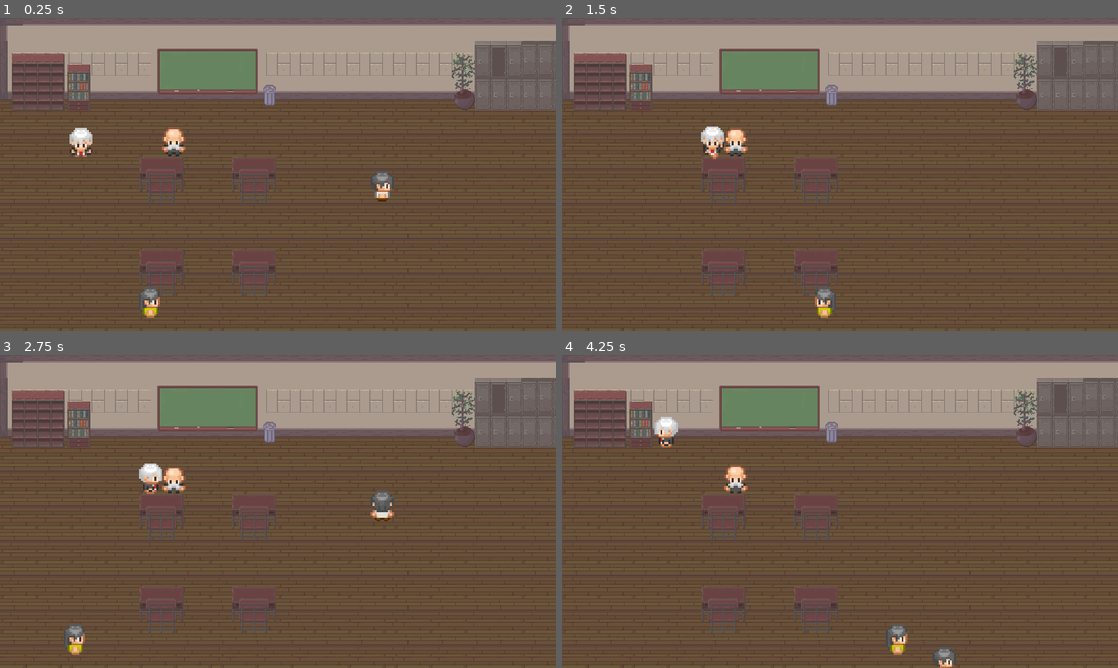
Above: before the commit, frames 1-4 (two rows, left to right).
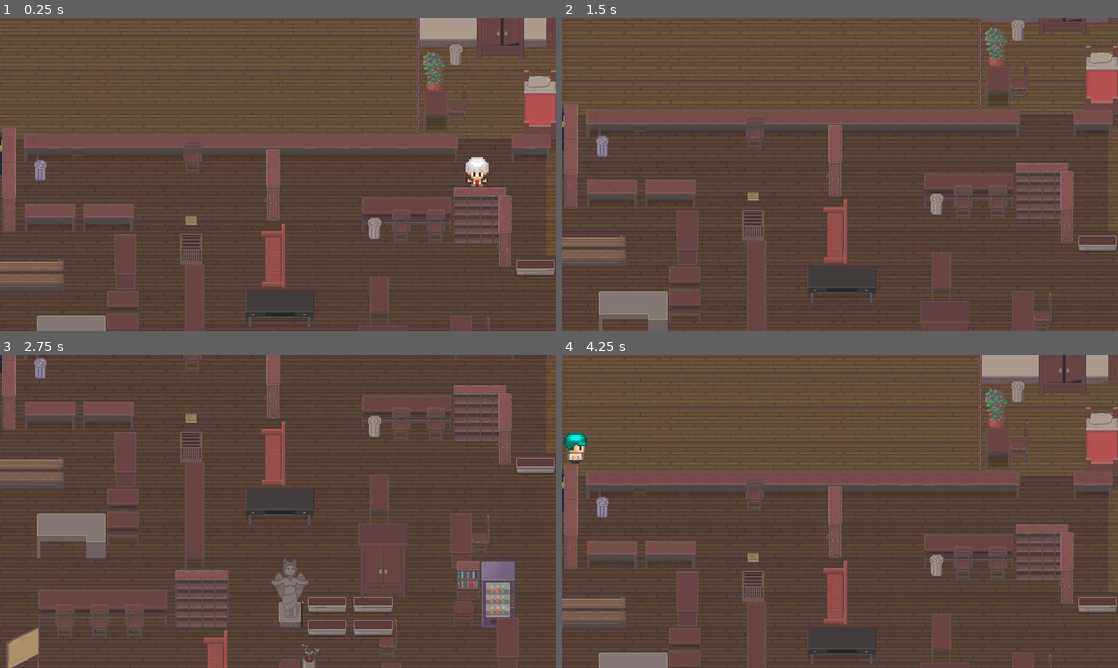
Above: after the commit, the same moments.

Repository: louis-uwie/GameOutput1_TileMovement
Game: Godot game, scene res://scenes/components/world.tscn
Same seed, same stepped clock (60 frames per second), same inputs: the game is played once before the commit and once after it.
Inputs:
- Up to frame 1 (0.25 s): no input
- Up to frame 2 (1.5 s): hold Right (ui_right) 0.53-1.28 s; hold Down (ui_down) from 1.28 s (still down)
- Up to frame 3 (2.75 s): release Down (ui_down) at 2.03 s; hold Right (ui_right) from 2.03 s (still down)
- Up to frame 4 (4.25 s): release Right (ui_right) at 2.78 s; hold Up (ui_up) 2.78-3.53 s; hold Left (ui_left) from 3.53 s (still down)

The runs differ from the first frame. In frame 1, 46% of the frame differs, in the area x 0-100%, y 0-100%; in frame 2, 45%; in frame 3, 47%; in frame 4, 46%.

Commit message:
Fixed animation tp

Diff:
--- a/assets/scripts/player.gd
+++ b/assets/scripts/player.gd
@@ -1,15 +1,10 @@
 extends CharacterBody2D
 
 var tile_size = 32
-var inputs = {"ui_right": Vector2.RIGHT,
-			"ui_left": Vector2.LEFT,
-			"ui_up": Vector2.UP,
-			"ui_down": Vector2.DOWN}
 
 var last_direction = ""
 var is_teleporting = false
 var tp_here = Vector2(816,400)
-var is_moving = false
 var animate = false
 const animation_speed = 8
 
@@ -19,63 +14,45 @@
 func _ready():
 	animation.play("idle_down")
 
-func _physics_process(delta):
-	if animate:
+func _process(event):
+	if animate or is_teleporting:
 		return
 
-	if !is_moving and !is_teleporting:
-		if last_direction == "up":
-			animation.play("idle_up")
-		elif last_direction == "down":
-			animation.play("idle_down")
-		elif last_direction == "left":
-			animation.play("idle_left")
-		elif last_direction == "right":
-			animation.play("idle_right")
+	if Input.is_action_pressed("ui_up"):
+		move(Vector2.UP, "up")
+	elif Input.is_action_pressed("ui_down"):
+		move(Vector2.DOWN, "down")
+	elif Input.is_action_pressed("ui_right"):
+		move(Vector2.RIGHT, "right")
+	elif Input.is_action_pressed("ui_left"):
+		move(Vector2.LEFT, "left")
+	else:
+		animation.play("idle_"+last_direction)
 
-	for dir in inputs.keys():
-		if Input.is_action_pressed(dir) and !is_teleporting:
-			is_moving = true
-			move(dir)
-		else:
-			is_moving = false
-
-func move(dir):
-	if dir == "ui_up":
-		animation.play("up")
-		last_direction = "up"
-	elif dir == "ui_down":
-		animation.play("down")
-		last_direction = "down"
-	elif dir == "ui_left":
-		animation.play("left")
-		last_direction = "left"
-	elif dir == "ui_right":
-		animation.play("right")
-		last_direction = "right"
-
-	ray.target_position = inputs[dir] * tile_size
+func move(dir, string_dir):
+	ray.target_position = dir * tile_size
 	ray.force_raycast_update()
 	if !ray.is_colliding():
+		animation.play(string_dir)
+		last_direction = string_dir
 
 		var tween = create_tween()
 		tween.tween_property(self, "position",
-			position + inputs[dir] *    tile_size, 1.0/animation_speed).set_trans(Tween.TRANS_SINE)
+			position + dir *    tile_size, 1.0/animation_speed).set_trans(Tween.TRANS_SINE)
 		animate = true
 		await tween.finished
 		animate = false
+	else:
+		animation.play("idle_"+string_dir)
+
+
 
 func _on_area_2d_body_entered(body):
 	print("entered")
 	is_teleporting = true
 	animation.play("tp")
 	await get_tree().create_timer(3).timeout
+	animation.play("idle_up")
 	is_teleporting = false
-	animation.play("idle_up")
 	set_position(tp_here)
 	pass # Replace with function body.
-
-func _on_area_2d_2_body_entered(body):
-	print("slipped")
-	move(Vector2.DOWN)
-	pass # Replace with function body.
--- a/scenes/components/world.tscn
+++ b/scenes/components/world.tscn
@@ -2699,7 +2699,7 @@
 position = Vector2(528, 176)
 
 [node name="Player" parent="." instance=ExtResource("1_2y7nl")]
-position = Vector2(112, 176)
+position = Vector2(816, 736)
 
 [node name="Camera2D" type="Camera2D" parent="Player"]
 limit_left = 0
Not shown: 1 places in scenes/components/clsmt_m_black.tscn that only renumber resources
Not shown: 1 places in scenes/components/world.tscn that only renumber resources
